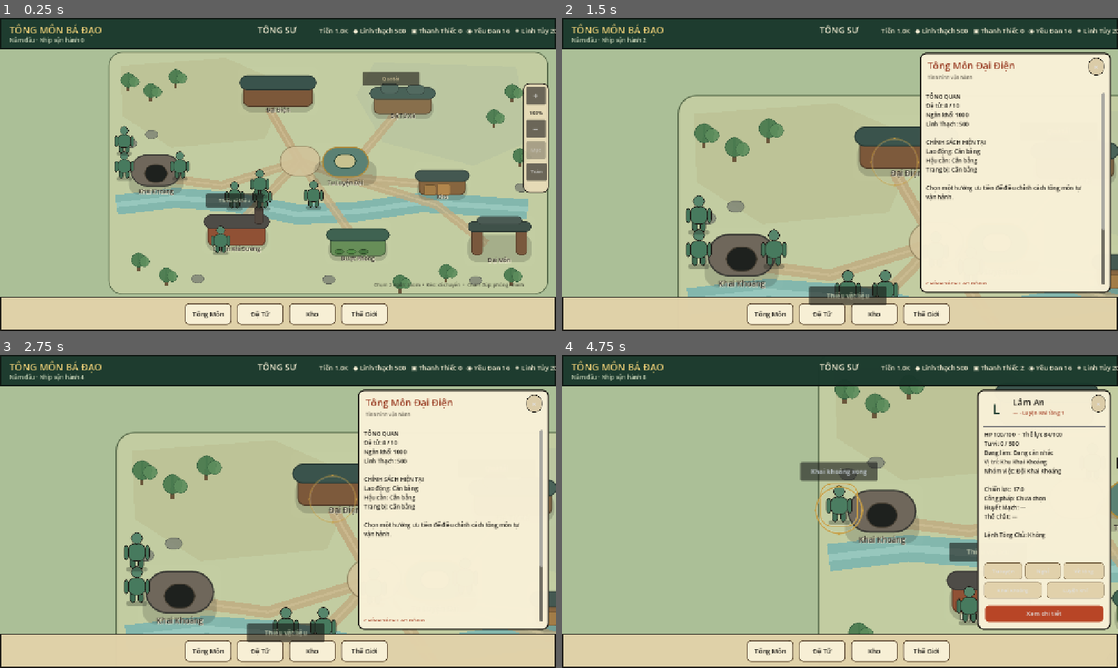
Above: before the commit, frames 1-4 (two rows, left to right).
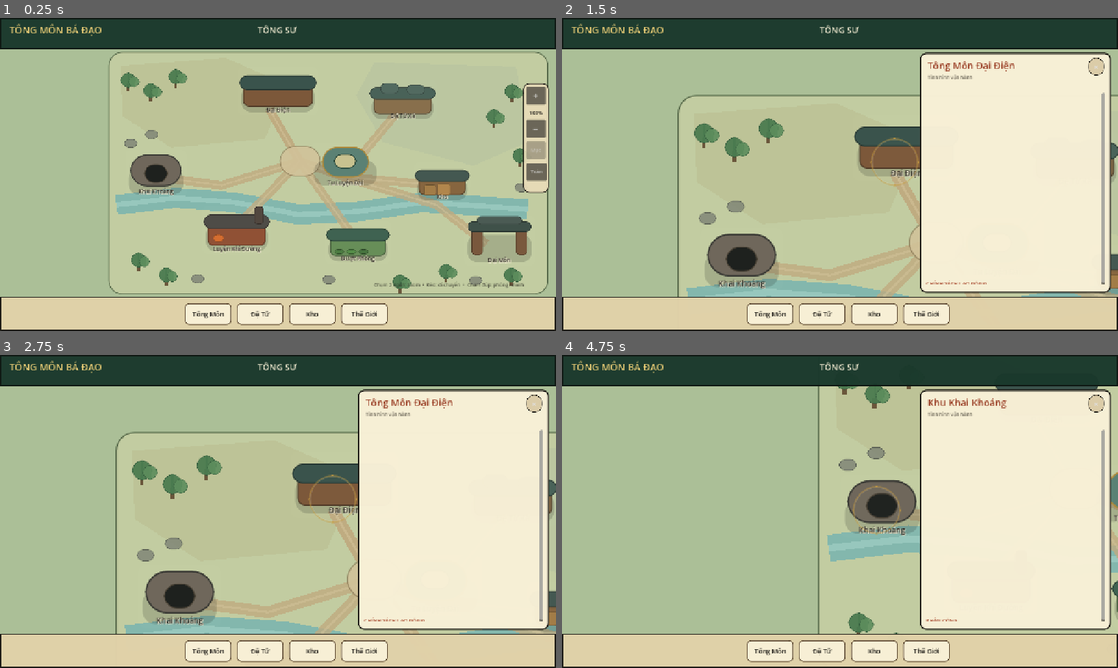
Above: after the commit, the same moments.

Repository: vuanhtuan161094-byte/TongMonBaDao
Game: Godot game, scene res://scenes/p3/p3_2_landscape_sect.tscn
Two runs of this game, one before a commit and one after it. Both use one fixed random seed, a clock stepped at 60 frames per second and the inputs below.
Inputs (mouse positions are in pixels of both pictures, inside the frame that each line leads up to):
- Up to frame 1 (0.25 s): no input
- Up to frame 2 (1.5 s): click (840, 89) at 0.5 s; click (1073, 161) at 1.25 s
- Up to frame 3 (2.75 s): click (433, 586) at 2 s
- Up to frame 4 (4.75 s): click (739, 596) at 2.75 s; click (990, 583) at 3.5 s; click (840, 495) at 4.27 s

The runs differ from the first frame. In frame 1, 2.9% of the frame differs, in the area x 1-100%, y 2-76%; in frame 2, 4.0%; in frame 3, 3.6%; in frame 4, 19%, in the area x 1-100%, y 2-90%.
Error after the commit: Parse Error: Cannot infer the type of "building" variable because the value doesn't have a set type. (res://src/simulation/state/simulation_state.gd:361)

Commit message:
Make BuildingState fresh-clone parse independent

Diff:
--- a/godot/src/simulation/state/building_state.gd
+++ b/godot/src/simulation/state/building_state.gd
@@ -66,7 +66,7 @@
         "metrics": metrics.duplicate(true)
     }
 
-static func from_dict(data: Dictionary) -> BuildingState:
+static func from_dict(data: Dictionary):
     return BuildingState.new(data)
 
 static func _int_array(value: Variant) -> Array[int]:
